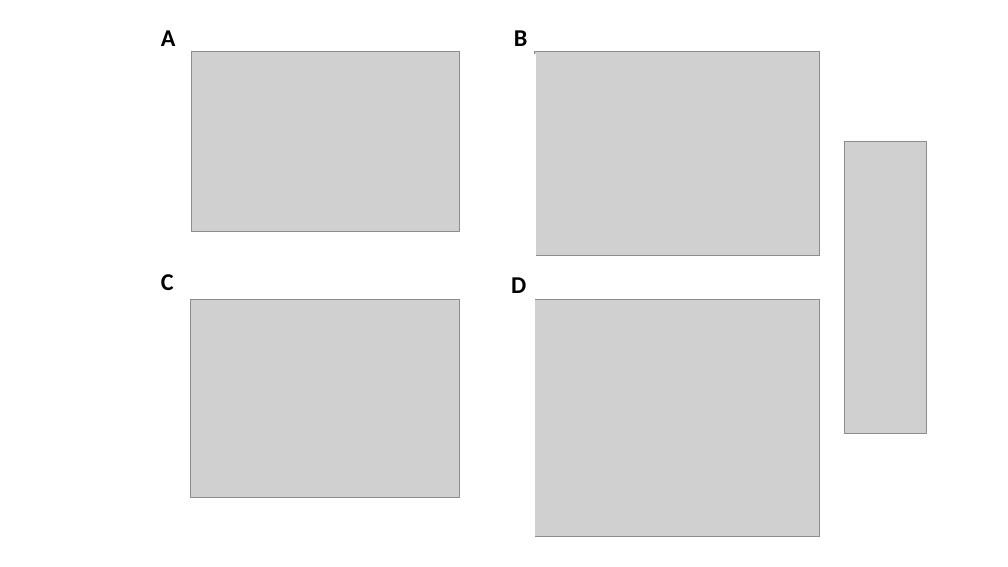
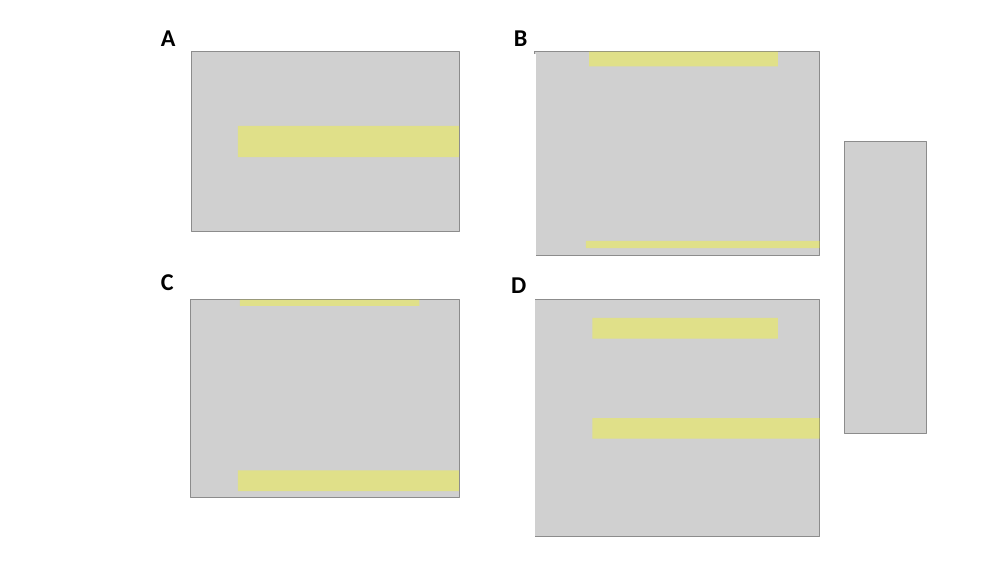
Before and after one commit to brooklabteam/Kettenburg_mada-bat-picornavirus, a slide deck: slide 1 of jane_coevolution_analysis/jane_phylogeny_images.pptx. Drawn at 1008x567 pixels with LibreOffice and Linux fonts; fonts in the diff are those of the drawing; grey boxes stand for pictures. Boxes give left, top, right and bottom in pixels: in the first picture for what was removed or moved away, otherwise in the second. Text is boxed around its words. In the diff, an @@ line names an element or a change of style, - is before the commit and + after.

```diff
--- a/jane_coevolution_analysis/jane_phylogeny_images.pptx
+++ b/jane_coevolution_analysis/jane_phylogeny_images.pptx
@@ group added at (238,51,820,491): 7 rectangles @@
```
Also in this commit, not shown: 1 other slide changed, 14 other files.
